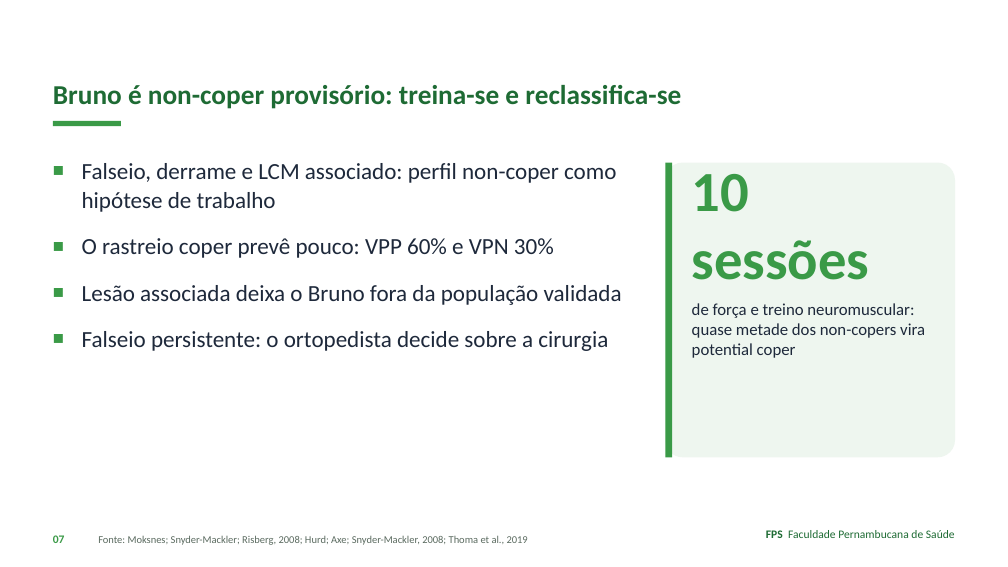
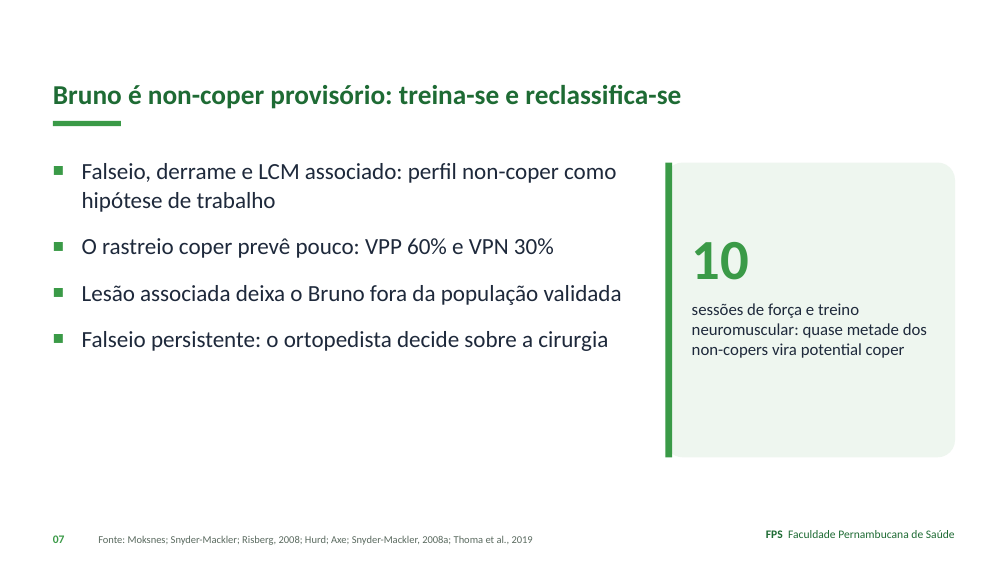
Before and after one commit to Institutomoraisandrade/CRM, a slide deck: slide 7 of trabalho-fps/trabalhos/2026-11-09-caso04-lca-lcm/apresentacao.pptx. Drawn at 1008x567 pixels with LibreOffice and Linux fonts; fonts in the diff are those of the drawing. Boxes give left, top, right and bottom in pixels: in the first picture for what was removed or moved away, otherwise in the second. Text is boxed around its words. In the diff, an @@ line names an element or a change of style, - is before the commit and + after.

```diff
--- a/trabalho-fps/trabalhos/2026-11-09-caso04-lca-lcm/apresentacao.pptx
+++ b/trabalho-fps/trabalhos/2026-11-09-caso04-lca-lcm/apresentacao.pptx
@@ text at (692, 242, 749, 280): text changed @@
-10 sessões
+10
@@ text at (692, 303, 927, 358): text changed @@
-de força e treino neuromuscular: quase metade dos non-copers vira potential coper
+sessões de força e treino neuromuscular: quase metade dos non-copers vira potential coper
@@ text at (98, 535, 533, 545): text changed @@
-Fonte: Moksnes; Snyder-Mackler; Risberg, 2008; Hurd; Axe; Snyder-Mackler, 2008; Thoma et al., 2019
+Fonte: Moksnes; Snyder-Mackler; Risberg, 2008; Hurd; Axe; Snyder-Mackler, 2008a; Thoma et al., 2019
```
Also in this commit, not shown: 11 other slides changed, 1 slide added, 8 other files.
